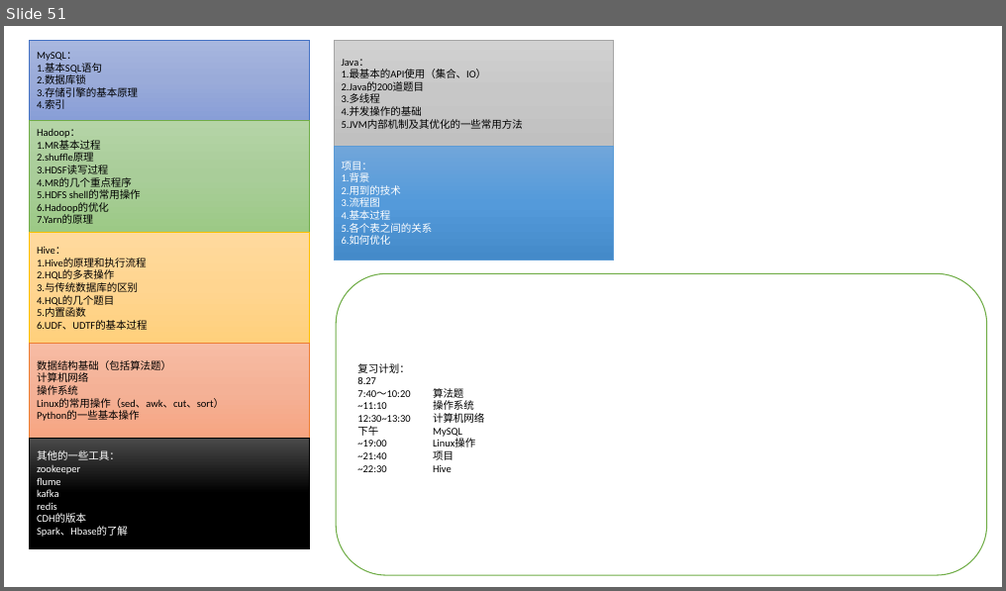
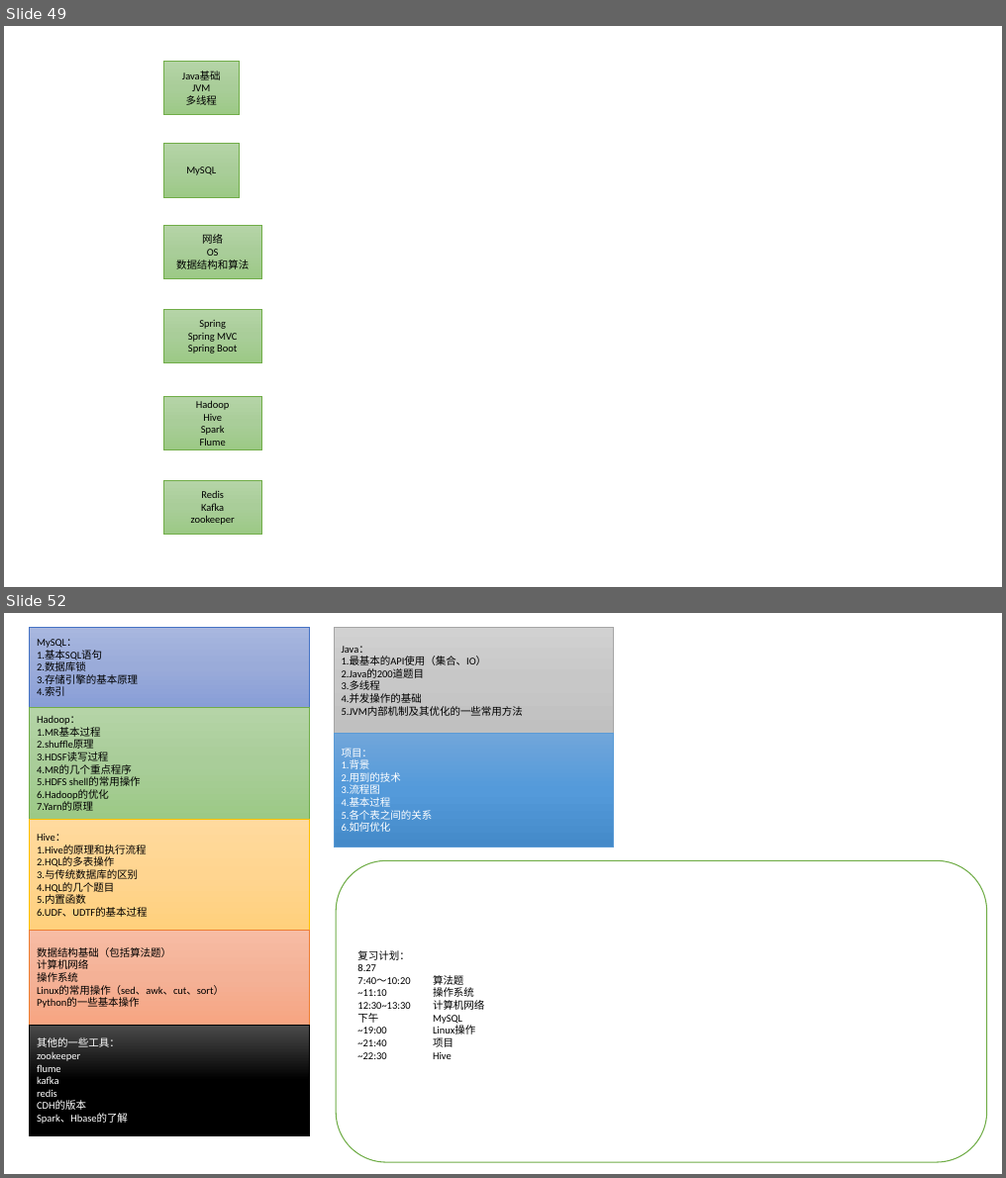
Before and after one commit to nda1992/Reading_Books_Notebook, a slide deck: images/画图PPT.pptx. Shown one above the other, each under a label of ours: slide 51 before the commit, slides 49 and 52 after it; the slides between them are not shown. The pictures are 1006x591 and 1006x1178 pixels, drawn with LibreOffice and Linux fonts; fonts in the diff are those of the drawing. Boxes give left, top, right and bottom in pixels: in the first picture for what was removed or moved away, otherwise in the second. Text is boxed around its words. In the diff, an @@ line names an element or a change of style, - is before the commit and + after.

```diff
--- a/images/画图PPT.pptx
+++ b/images/画图PPT.pptx
@@ slide 49 added at (4,26,1002,587), background #FFFFFF @@
@@ rectangle added at (163,62,239,115), fill gradient #B5D5A7 to #AACE9A to #9CC987, outline #70AD47 0.5 pt, 10 pt, text #000000 @@
+Java基础
+JVM
+多线程
@@ rectangle added at (163,144,239,197), fill gradient #B5D5A7 to #AACE9A to #9CC987, outline #70AD47 0.5 pt, 10 pt, text #000000 @@
+MySQL
@@ rectangle added at (163,225,261,279), fill gradient #B5D5A7 to #AACE9A to #9CC987, outline #70AD47 0.5 pt, 10 pt, text #000000 @@
+网络
+OS
+数据结构和算法
@@ rectangle added at (163,309,261,363), fill gradient #B5D5A7 to #AACE9A to #9CC987, outline #70AD47 0.5 pt, 10 pt, text #000000 @@
+Spring
+Spring MVC
+Spring Boot
@@ rectangle added at (163,396,261,451), fill gradient #B5D5A7 to #AACE9A to #9CC987, outline #70AD47 0.5 pt, 10 pt, text #000000 @@
+Hadoop
+Hive
+Spark
+Flume
@@ rectangle added at (163,480,261,534), fill gradient #B5D5A7 to #AACE9A to #9CC987, outline #70AD47 0.5 pt, 10 pt, text #000000 @@
+Redis
+Kafka
+zookeeper
@@ what was slide 51 is now slide 52 @@
```
Also in this commit, not shown: 8 other slides added, 11 other files.
